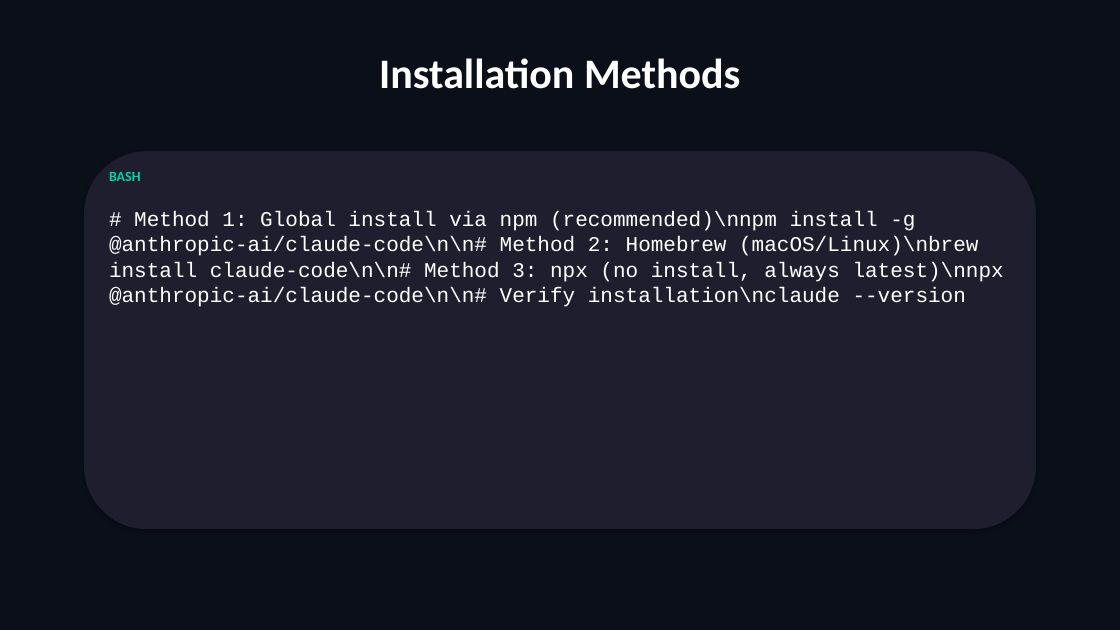
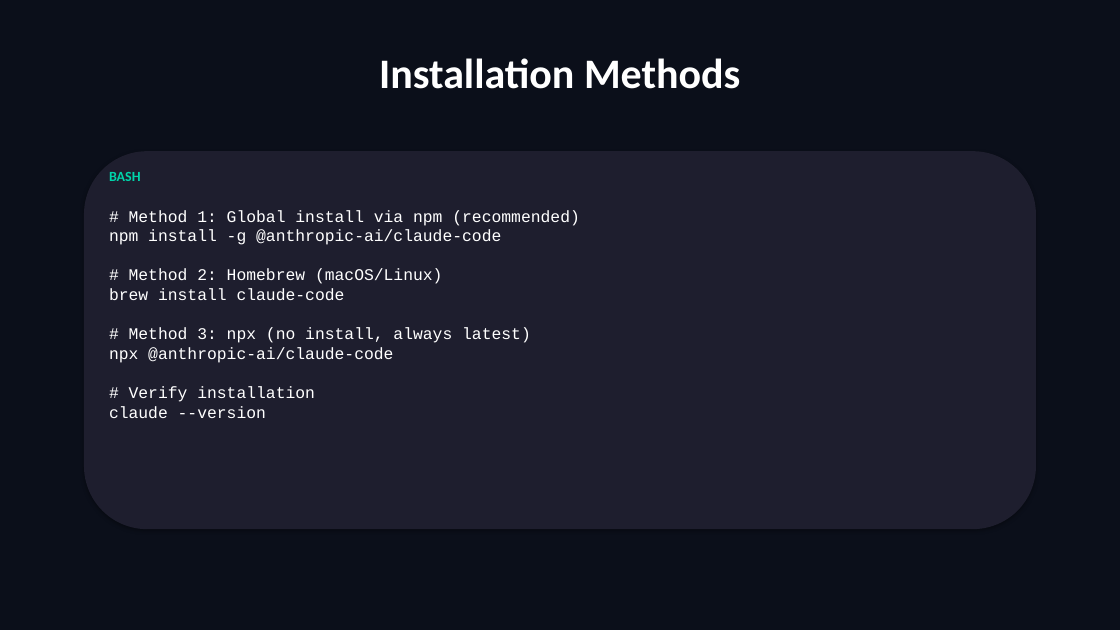
Before and after one commit to scottrhay/AIA-ClaudeCopilot, a slide deck: slide 11 of slides/Day2_Claude_Code_Fundamentals.pptx. Drawn at 1120x630 pixels with LibreOffice and Linux fonts; fonts in the diff are those of the drawing. Boxes give left, top, right and bottom in pixels: in the first picture for what was removed or moved away, otherwise in the second. Text is boxed around its words. In the diff, an @@ line names an element or a change of style, - is before the commit and + after.

Commit message:
fix: regenerate Day 2 — fix code wrap, section dividers, empty slides
Root cause: code handler had word_wrap=False causing wrap=none in XML,
making all code text extend off-screen. Fixed to word_wrap=True.
Section dividers now show subtitles. All 117 slides populated.

```diff
--- a/slides/Day2_Claude_Code_Fundamentals.pptx
+++ b/slides/Day2_Claude_Code_Fundamentals.pptx
@@ text at <box>109,210,580,418</box>: text changed; size 18 to 14 pt @@
-# Method 1: Global install via npm (recommended)\nnpm install -g @anthropic-ai/claude-code\n\n# Method 2: Homebrew (macOS/Linux)\nbrew install claude-code\n\n# Method 3: npx (no install, always latest)\nnpx @anthropic-ai/claude-code\n\n# Verify installation\nclaude --version
+# Method 1: Global install via npm (recommended)
+npm install -g @anthropic-ai/claude-code
+# Method 2: Homebrew (macOS/Linux)
+brew install claude-code
+# Method 3: npx (no install, always latest)
+npx @anthropic-ai/claude-code
+# Verify installation
+claude --version
```
Also in this commit, not shown: 34 other slides changed, 51 slides added, 48 slides removed.
